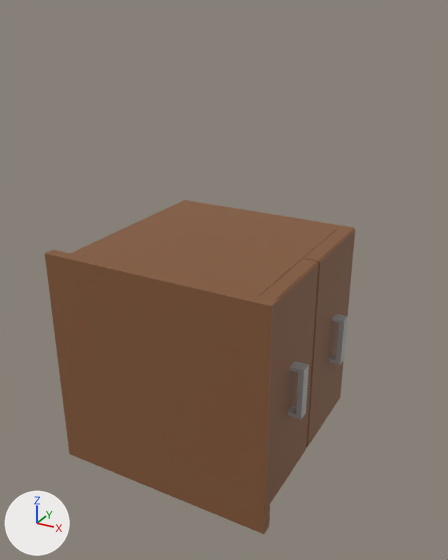
The FBX model Final project/Drawer.fbx, before and after one commit.
Camera for both pictures: a 50 mm camera at (2.5, -5.38, 2.8) aimed at (-0.06, -0.72, 0.47). Lighting does not change. The marker at lower left points along +X, +Y and +Z.

Objects in the first picture: 'Drawer'.
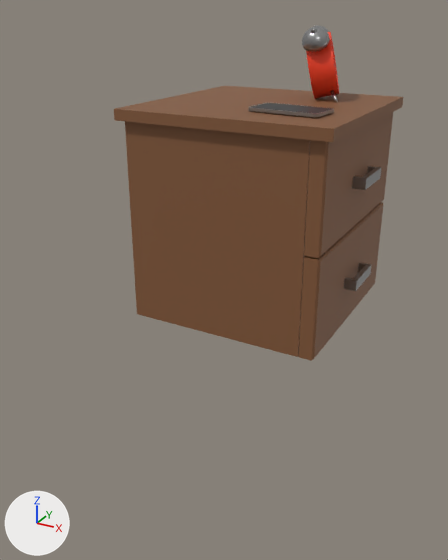
Where the change shows, as pixel boxes (x1, y1, x2, y2) in the pictures (448 x 560 px):
'Drawer', reshaped, turned
    before: (45, 200, 355, 534)
    after: (114, 25, 403, 361)
part 1 of me_cube_013, built on
    before: (288, 226, 355, 448)
    after: (248, 25, 383, 361)

What the commit changed:
Material 'black' (mat_black) is new.
Its base color is (0.0286, 0.0286, 0.0286) (black #2f2f2f).
Material 'White' (mat_white) is new.
Its base color is (0.837, 0.837, 0.837) (white #ececec).
Material 'Red' (mat_red) is new.
Its base color is (1.0, 0.0601, 0.0199) (red #ff4527).
me_cube_013 is used by ob_drawer; location (0.0, 0.0, 0.0); rotation (1.571, 0.0, 0.0), in degrees (90, 0, 0).
me_cube_013 had 81 vertices, 70 faces and spanned x -1.0..1.05, y -1.0..1.0, z 0.0..2.0.
me_cube_013 now has 1037 vertices, 1184 faces and spans x -1.0..1.05, y -1.0..1.0, z 0.0..2.65.
me_cube_013 part 1: 34 vertices moved from x 0.8..1.05, y -0.94..0.94, z 0.01..1.47 to x 0.8..1.05, y -0.94..0.94, z 0.0..1.47; 2 vertices removed from x 0.8, y -0.94..0.94, z 0.01; 958 vertices added at x -0.74..0.8, y -0.94..0.94, z 0.0..2.65.
me_cube_013 part 2: the surface is now shaded smooth.
me_cube_013 now uses material mat_black (black #2f2f2f).
me_cube_013 now uses material mat_white (white #ececec).
me_cube_013 now uses material mat_red (red #ff4527).
Object 'Drawer' (ob_drawer) turns from (90, 0, 0) to (0, 0, 0) degrees about x, y and z.
